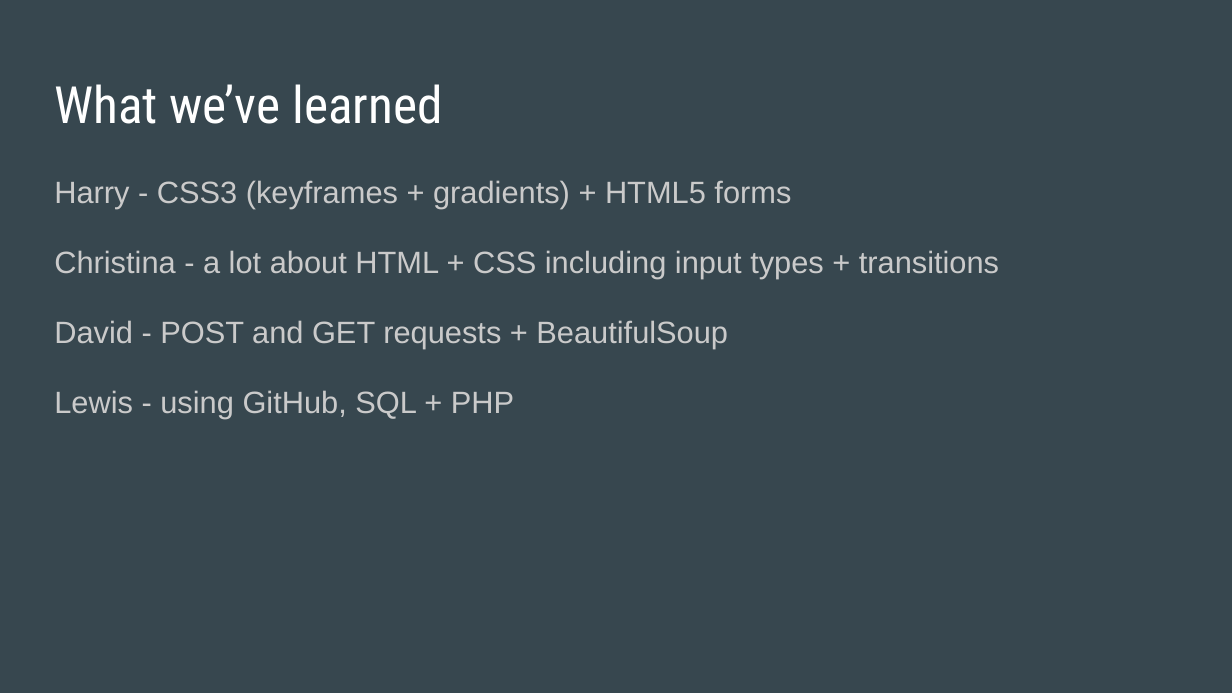
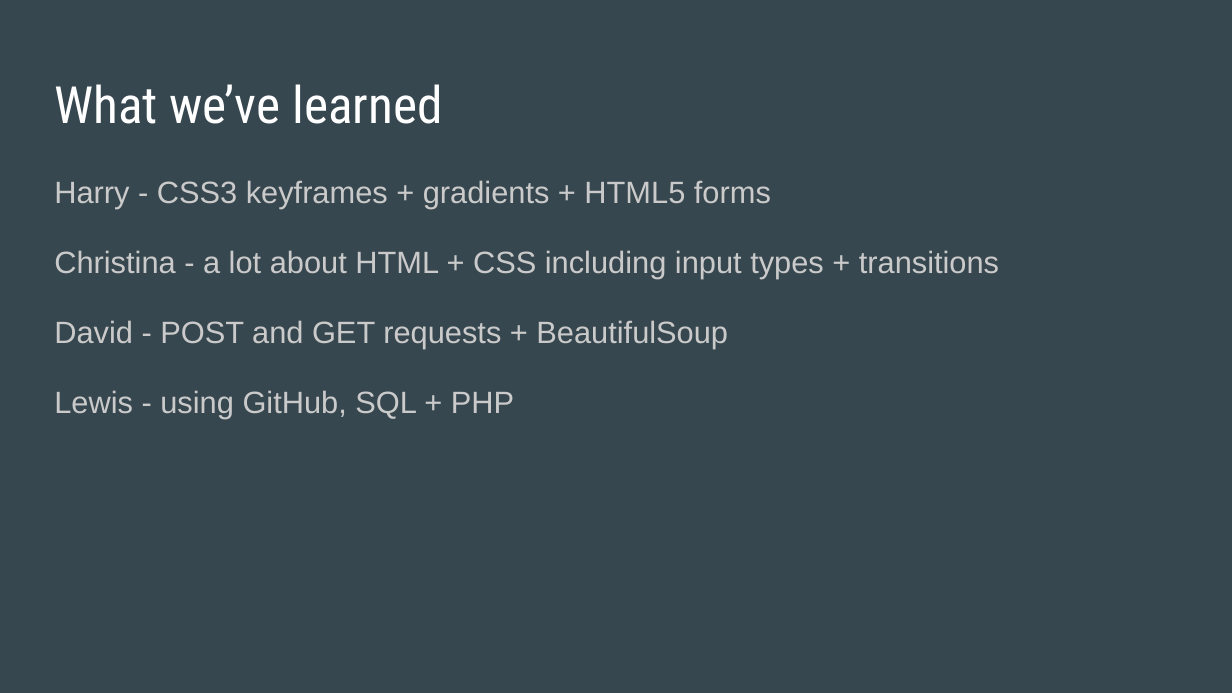
Before and after one commit to davidferguson/itemswap, a slide deck: slide 6 of NotiFree.pptx. Drawn at 1232x693 pixels with LibreOffice and Linux fonts; fonts in the diff are those of the drawing. Boxes give left, top, right and bottom in pixels: in the first picture for what was removed or moved away, otherwise in the second. Text is boxed around its words. In the diff, an @@ line names an element or a change of style, - is before the commit and + after.

```diff
--- a/NotiFree.pptx
+++ b/NotiFree.pptx
@@ text at bbox=[54, 180, 771, 209]: text changed @@
-Harry - CSS3 (keyframes + gradients) + HTML5 forms
+Harry - CSS3 keyframes + gradients + HTML5 forms
```
Also in this commit, not shown: 4 other slides changed, 5 slides added.
